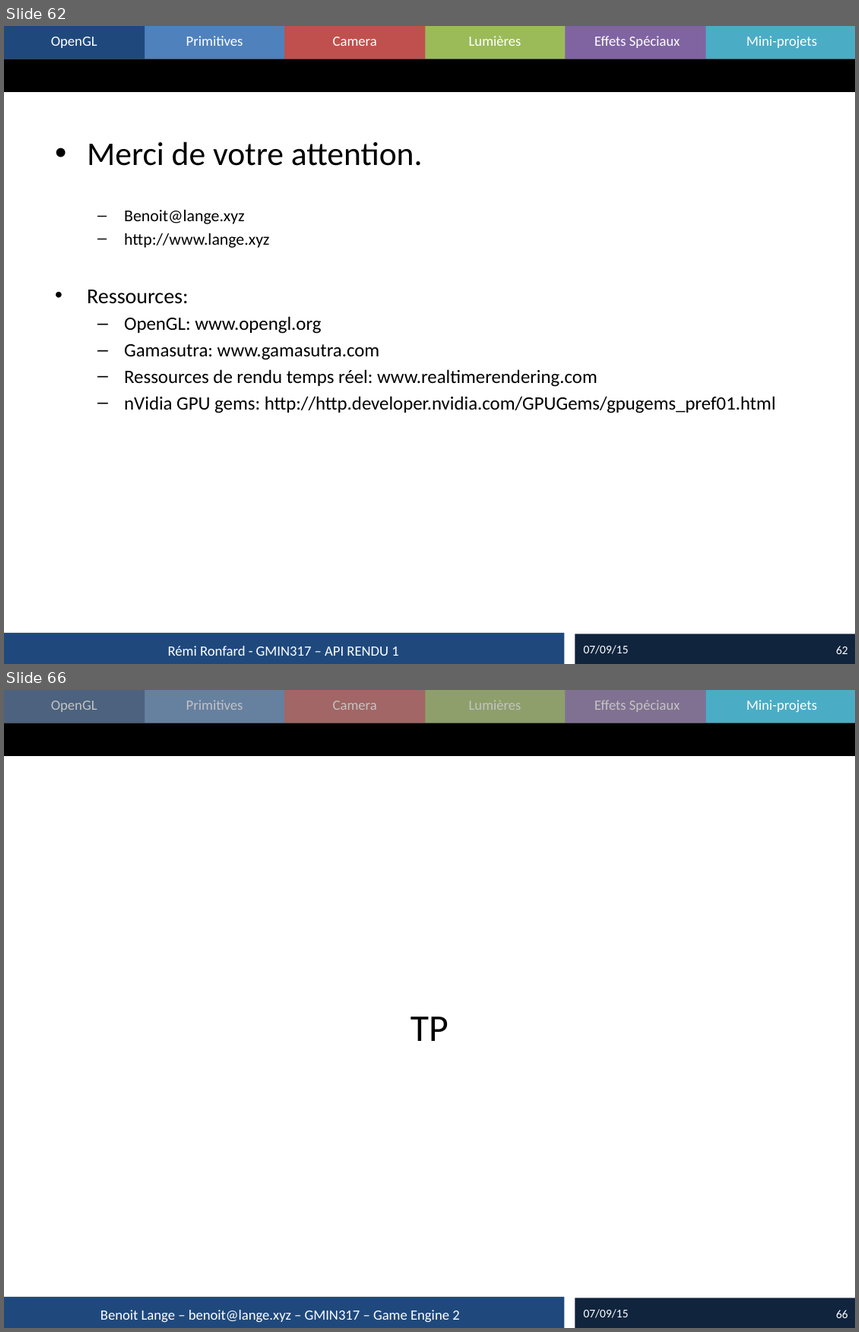
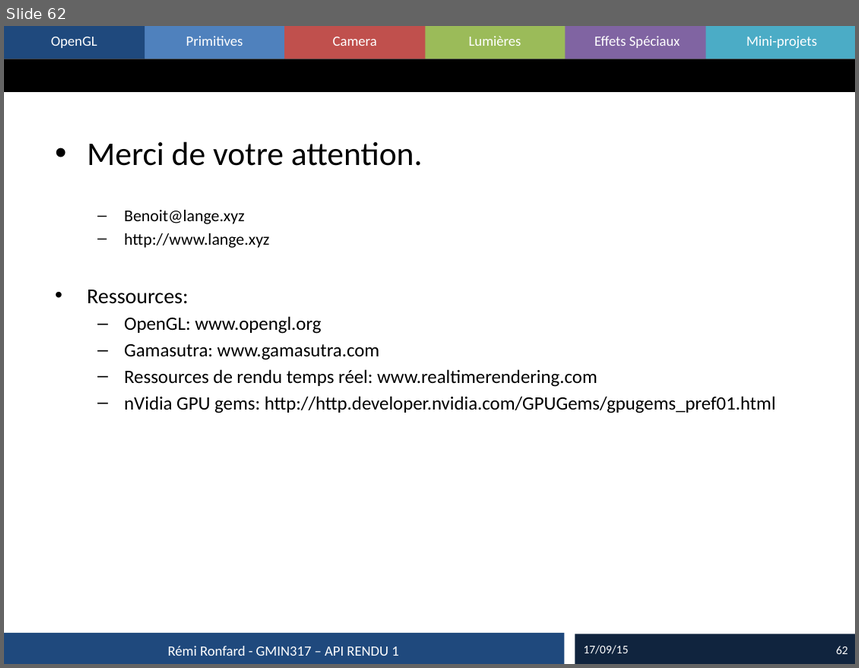
Before and after one commit to imagina-gmin317/imagina-gmin317-2015, a slide deck: remironfard/2015_01_Rendu.pptx. Shown one above the other, each under a label of ours: slides 62 and 66 before the commit, slide 62 after it; the slides between them are not shown. The pictures are 859x1332 and 859x668 pixels, drawn with LibreOffice and Linux fonts; fonts in the diff are those of the drawing. Boxes give left, top, right and bottom in pixels: in the first picture for what was removed or moved away, otherwise in the second. Text is boxed around its words. In the diff, an @@ line names an element or a change of style, - is before the commit and + after.

```diff
--- a/remironfard/2015_01_Rendu.pptx
+++ b/remironfard/2015_01_Rendu.pptx
@@ slide 66 removed at <box>4,690,855,1328</box>, background #FFFFFF; not listed: 15 template elements that a slide beside it also shows @@
@@ rectangle removed at <box>4,690,705,723</box> @@
@@ text removed at <box>411,1017,449,1041</box> @@
-TP
@@ text removed at <box>101,1310,459,1322</box> @@
-Benoit Lange – benoit@lange.xyz – GMIN317 – Game Engine 2
@@ text removed at <box>584,1309,629,1319</box> @@
-07/09/15
@@ page number removed at <box>836,1310,848,1319</box> @@
-66
@@ slide 62 changed as well @@
@@ text at <box>584,645,629,655</box>: text changed @@
-07/09/15
+17/09/15
```
Also in this commit, not shown: 60 other slides changed, 3 other slides removed.
